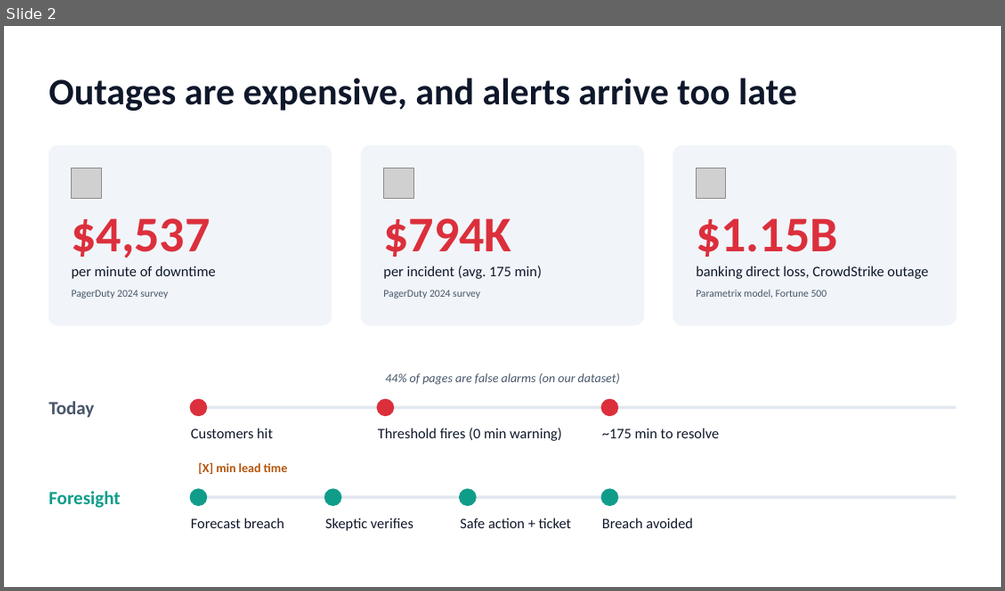
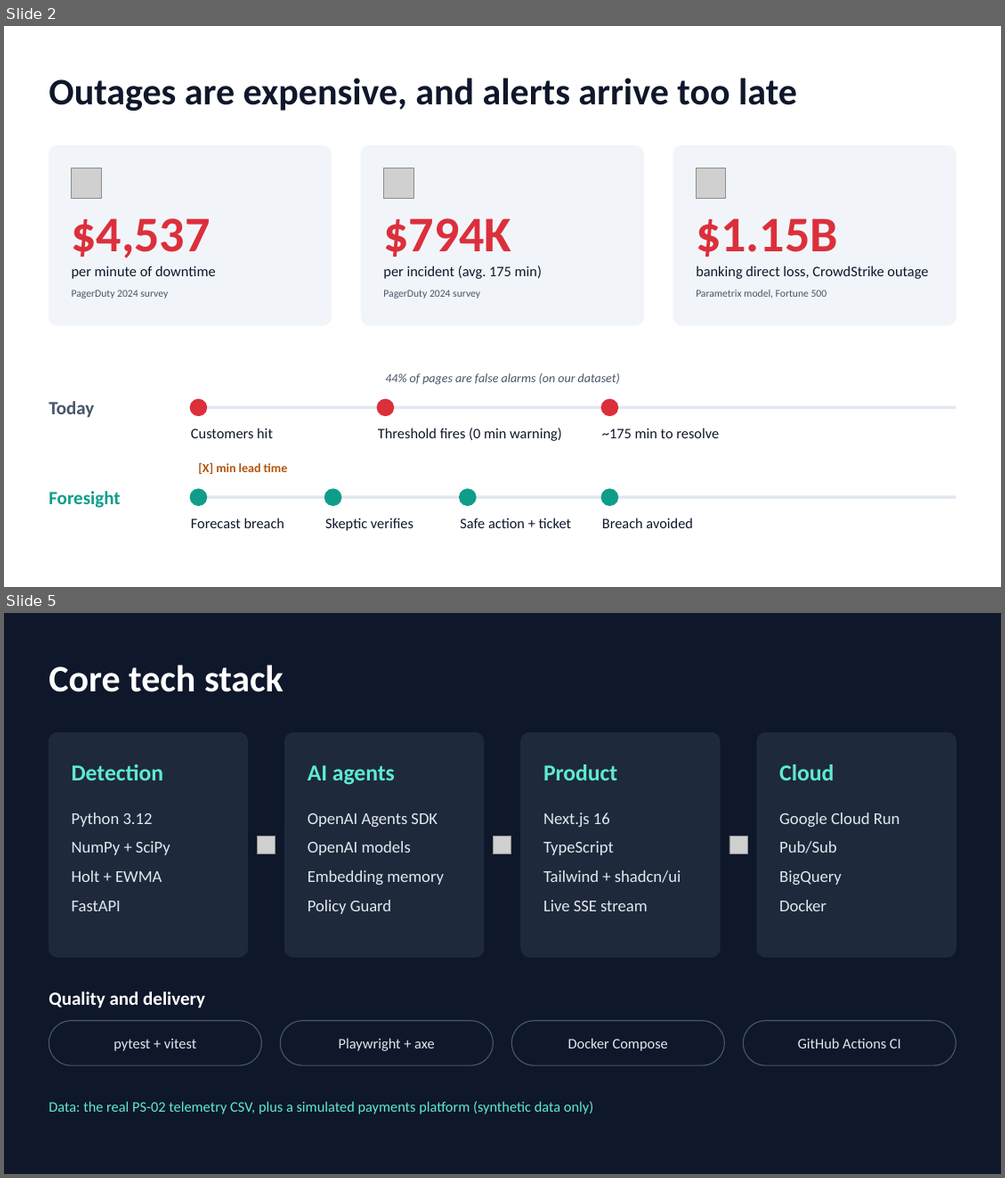
Before and after one commit to Huzyefah/3RL, a slide deck: docs/slides/foresight_pitch.pptx. Shown one above the other, each under a label of ours: slide 2 before the commit, slides 2 and 5 after it; the slides between them are not shown. The pictures are 1005x591 and 1005x1178 pixels, drawn with LibreOffice and Linux fonts; fonts in the diff are those of the drawing; grey boxes stand for pictures. Boxes give left, top, right and bottom in pixels: in the first picture for what was removed or moved away, otherwise in the second. Text is boxed around its words. In the diff, an @@ line names an element or a change of style, - is before the commit and + after.

```diff
--- a/docs/slides/foresight_pitch.pptx
+++ b/docs/slides/foresight_pitch.pptx
@@ slide 5 added at (4, 613, 1001, 1174), background #0F172A @@
@@ text added at (48, 665, 283, 692), 36 pt, text #FFFFFF, bold @@
+Core tech stack
@@ rounded rectangle added at (48, 732, 248, 957), fill #1E293B, outline #1E293B 1 pt @@
@@ rounded rectangle added at (285, 732, 484, 957), fill #1E293B, outline #1E293B 1 pt @@
@@ rounded rectangle added at (521, 732, 720, 957), fill #1E293B, outline #1E293B 1 pt @@
@@ rounded rectangle added at (757, 732, 956, 957), fill #1E293B, outline #1E293B 1 pt @@
@@ text added at (72, 764, 164, 780), 22 pt, text #5EEAD4, bold @@
+Detection
@@ text added at (307, 765, 395, 785), 22 pt, text #5EEAD4, bold @@
+AI agents
@@ text added at (543, 764, 617, 780), 22 pt, text #5EEAD4, bold @@
+Product
@@ text added at (779, 764, 833, 780), 22 pt, text #5EEAD4, bold @@
+Cloud
@@ text added at (72, 812, 170, 911), 16 pt, text #E2E8F0 @@
+Python 3.12
+NumPy + SciPy
+Holt + EWMA
+FastAPI
@@ text added at (307, 813, 444, 914), 16 pt, text #E2E8F0 @@
+OpenAI Agents SDK
+OpenAI models
+Embedding memory
+Policy Guard
@@ text added at (543, 812, 681, 911), 16 pt, text #E2E8F0 @@
+Next.js 16
+TypeScript
+Tailwind + shadcn/ui
+Live SSE stream
@@ text added at (779, 812, 900, 911), 16 pt, text #E2E8F0 @@
+Google Cloud Run
+Pub/Sub
+BigQuery
+Docker
@@ picture added at (258, 835, 275, 854) @@
@@ picture added at (493, 835, 511, 854) @@
@@ picture added at (729, 835, 747, 854) @@
@@ text added at (48, 991, 205, 1008), 18 pt, text #FFFFFF, bold @@
+Quality and delivery
@@ rounded rectangle added at (48, 1021, 262, 1065), fill #0F172A, outline #475569 1 pt @@
@@ text added at (113, 1038, 196, 1051), 14 pt, text #E2E8F0 @@
+pytest + vitest
@@ rounded rectangle added at (280, 1021, 493, 1065), fill #0F172A, outline #475569 1 pt @@
@@ text added at (339, 1038, 434, 1051), 14 pt, text #E2E8F0 @@
+Playwright + axe
@@ rounded rectangle added at (512, 1021, 725, 1065), fill #0F172A, outline #475569 1 pt @@
@@ text added at (568, 1038, 668, 1051), 14 pt, text #E2E8F0 @@
+Docker Compose
@@ rounded rectangle added at (743, 1021, 956, 1065), fill #0F172A, outline #475569 1 pt @@
@@ text added at (798, 1038, 901, 1048), 14 pt, text #E2E8F0 @@
+GitHub Actions CI
@@ text added at (48, 1101, 593, 1114), 14 pt, text #5EEAD4 @@
+Data: the real PS-02 telemetry CSV, plus a simulated payments platform (synthetic data only)
```
Also in this commit, not shown: 3 slides changed, 1 other slide added, 1 slide removed.
